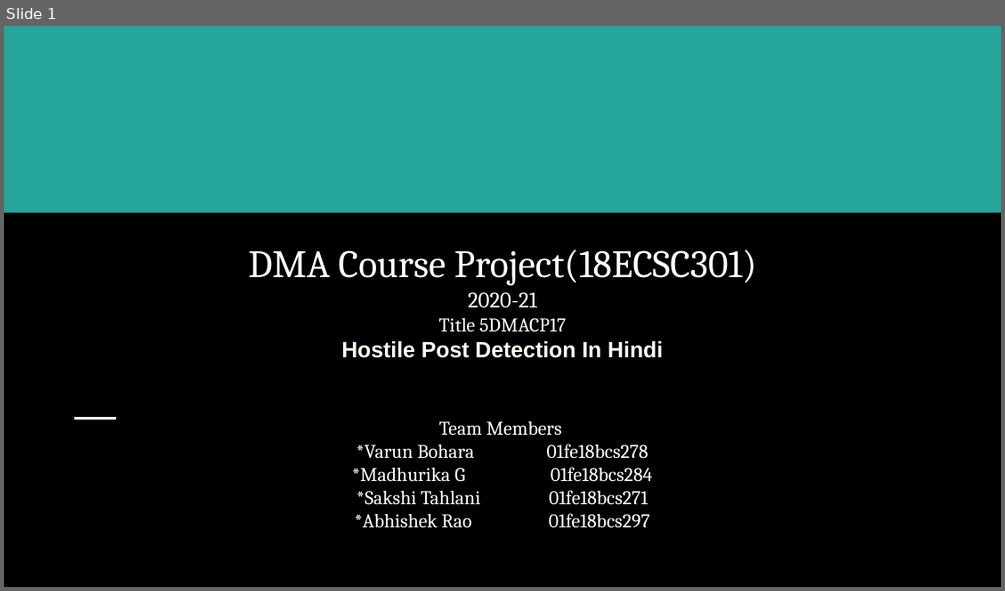
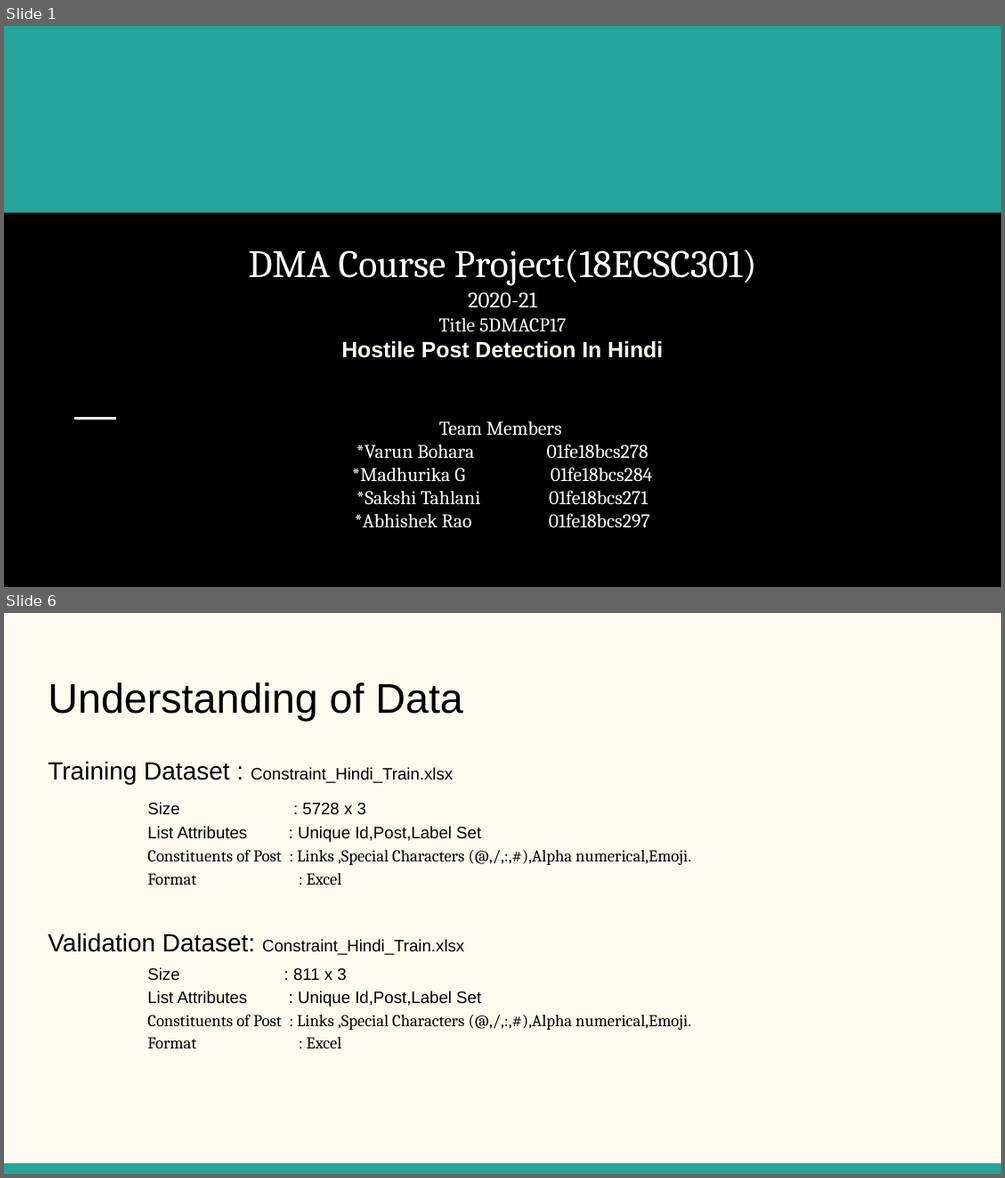
Before and after one commit to VarunBohara/Mini-Project-Documents, a slide deck: DMA Course Project.pptx. Shown one above the other, each under a label of ours: slide 1 before the commit, slides 1 and 6 after it; the slides between them are not shown. The pictures are 1005x591 and 1005x1178 pixels, drawn with LibreOffice and Linux fonts; fonts in the diff are those of the drawing. Boxes give left, top, right and bottom in pixels: in the first picture for what was removed or moved away, otherwise in the second. Text is boxed around its words. In the diff, an @@ line names an element or a change of style, - is before the commit and + after.

```diff
--- a/DMA Course Project.pptx
+++ b/DMA Course Project.pptx
@@ slide 6 added at <box>4,613,1001,1174</box>, background #FFFBF0 @@
@@ title added at <box>48,682,462,721</box>, 30 pt, text #000000 @@
+Understanding of Data
@@ text added at <box>48,761,691,1048</box>, 12 pt, text #000000 @@
+Training Dataset : Constraint_Hindi_Train.xlsx
+Size : 5728 x 3
+List Attributes : Unique Id,Post,Label Set
+Constituents of Post : Links ,Special Characters (@,/,:,#),Alpha numerical,Emoji.
+Format : Excel
+Validation Dataset: Constraint_Hindi_Train.xlsx
+Size : 811 x 3
+List Attributes : Unique Id,Post,Label Set
+Constituents of Post : Links ,Special Characters (@,/,:,#),Alpha numerical,Emoji.
+Format : Excel
@@ rectangle added at <box>4,1163,1001,1174</box>, fill #26A69A @@
```
Also in this commit, not shown: 3 slides changed, 2 other slides added, 7 slides removed.
